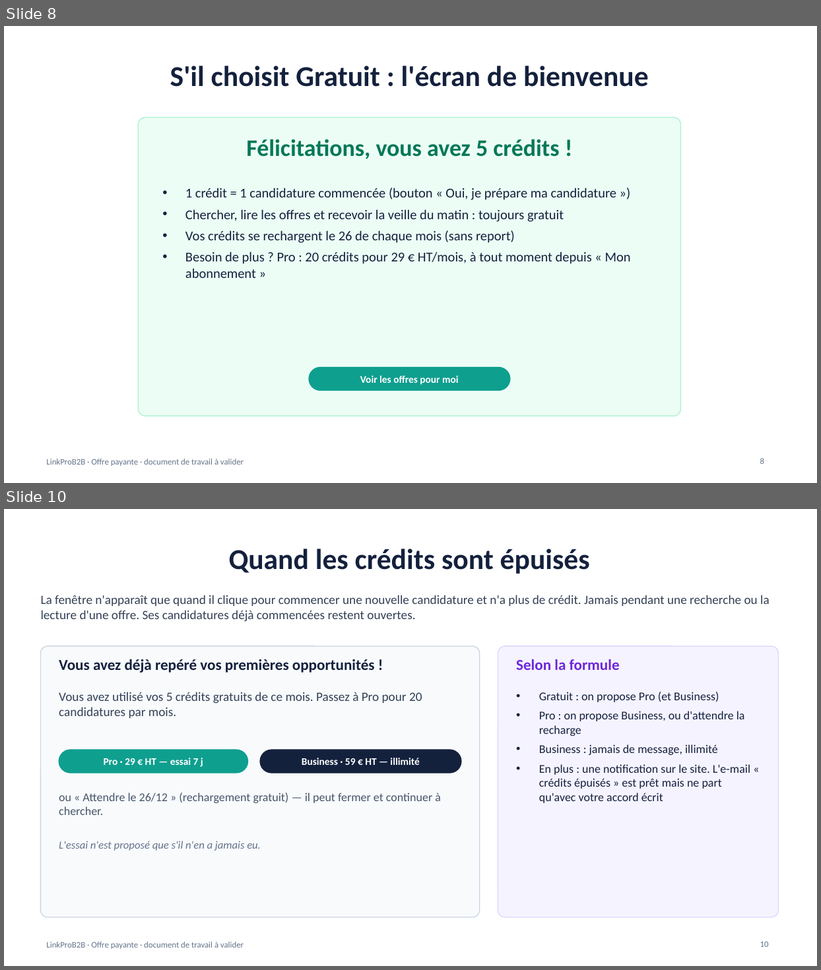
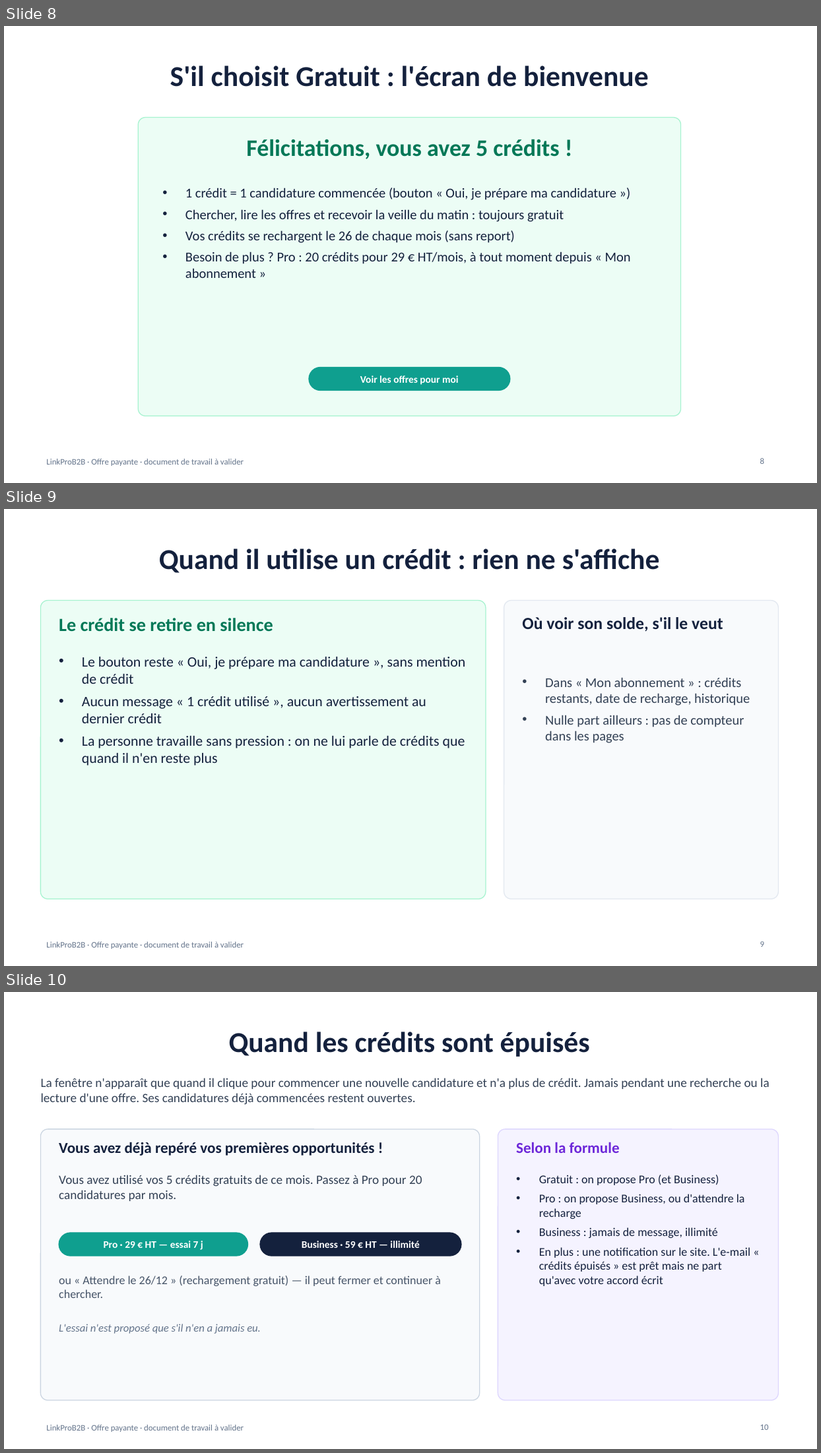
Before and after one commit to NAGAGNON/agora-b2b-plateform, a slide deck: docs/offre-payante-lancement.pptx. Shown one above the other, each under a label of ours: slides 8 and 10 before the commit, slides 8, 9 and 10 after it; the slides between them are not shown. The pictures are 821x970 and 821x1453 pixels, drawn with LibreOffice and Linux fonts; fonts in the diff are those of the drawing. Boxes give left, top, right and bottom in pixels: in the first picture for what was removed or moved away, otherwise in the second. Text is boxed around its words. In the diff, an @@ line names an element or a change of style, - is before the commit and + after.

```diff
--- a/docs/offre-payante-lancement.pptx
+++ b/docs/offre-payante-lancement.pptx
@@ slide 9 added at (4, 509, 817, 966), background #FFFFFF; not listed: 1 template element that a slide beside it also shows @@
@@ title added at (159, 549, 660, 573), 34 pt, text #14213D, bold @@
+Quand il utilise un crédit : rien ne s'affiche
@@ rounded rectangle added at (40, 601, 486, 900), fill #ECFDF5, outline #A7F3D0 1 pt @@
@@ rounded rectangle added at (504, 601, 779, 900), fill #F8FAFC, outline #E2E8F0 1 pt @@
@@ text added at (59, 618, 273, 632), 22 pt, text #047857, bold @@
+Le crédit se retire en silence
@@ text added at (522, 617, 723, 632), 20 pt, text #14213D, bold @@
+Où voir son solde, s'il le veut
@@ text added at (82, 657, 466, 766), 17 pt, text #14213D @@
+• Le bouton reste « Oui, je prépare ma candidature », sans mention de crédit
+• Aucun message « 1 crédit utilisé », aucun avertissement au dernier crédit
+• La personne travaille sans pression : on ne lui parle de crédits que quand il n'en reste plus
@@ text added at (545, 677, 750, 743), 16 pt, text #334155 @@
+• Dans « Mon abonnement » : crédits restants, date de recharge, historique
+• Nulle part ailleurs : pas de compteur dans les pages
@@ page number added at (760, 942, 764, 947), 10 pt, text #64748B @@
+9
```
Also in this commit, not shown: 2 slides changed, 1 slide removed, 1 other file.
